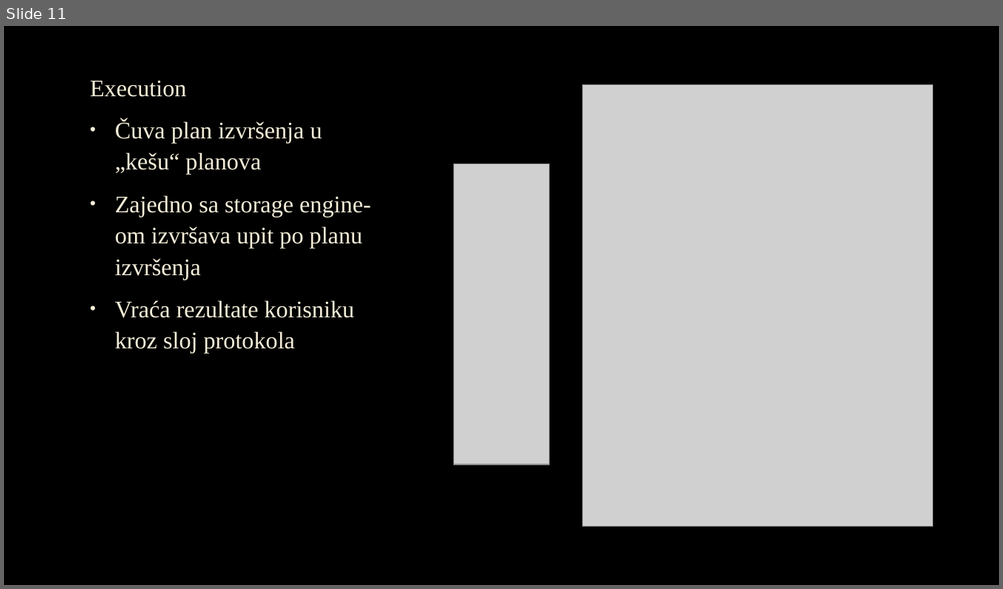
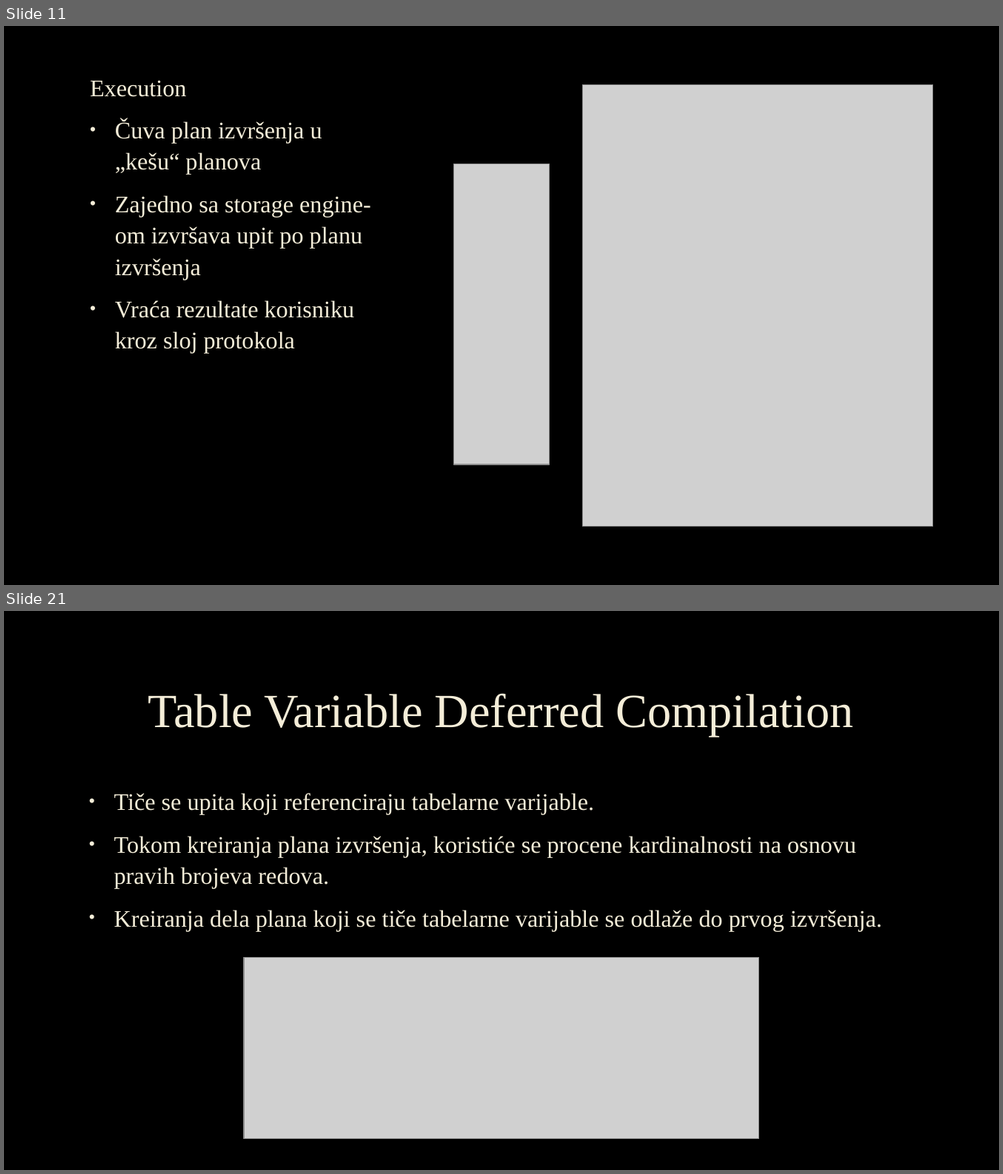
Before and after one commit to Djordje-Nikolic/AdvanceDatabaseSystemsCourse, a slide deck: Seminarski1/MS SQL Server - Obrada upita.pptx. Shown one above the other, each under a label of ours: slide 11 before the commit, slides 11 and 21 after it; the slides between them are not shown. The pictures are 1003x589 and 1003x1174 pixels, drawn with LibreOffice and Linux fonts; fonts in the diff are those of the drawing; grey boxes stand for pictures; background and template pictures are left out. Boxes give left, top, right and bottom in pixels: in the first picture for what was removed or moved away, otherwise in the second. Text is boxed around its words. In the diff, an @@ line names an element or a change of style, - is before the commit and + after.

```diff
--- a/Seminarski1/MS SQL Server - Obrada upita.pptx
+++ b/Seminarski1/MS SQL Server - Obrada upita.pptx
@@ slide 21 added at <box>4,611,999,1170</box>, background picture (left out) @@
@@ title added at <box>148,693,854,736</box>, 46 pt, text #F4EDD8 @@
+Table Variable Deferred Compilation
@@ text added at <box>114,793,882,931</box>, 23 pt, text #F4EDD8 @@
+• Tiče se upita koji referenciraju tabelarne varijable.
+• Tokom kreiranja plana izvršenja, koristiće se procene kardinalnosti na osnovu pravih brojeva redova.
+• Kreiranja dela plana koji se tiče tabelarne varijable se odlaže do prvog izvršenja.
@@ picture added at <box>244,957,759,1139</box> @@
```
Also in this commit, not shown: 1 slide changed, 14 other slides added, 1 other file.
